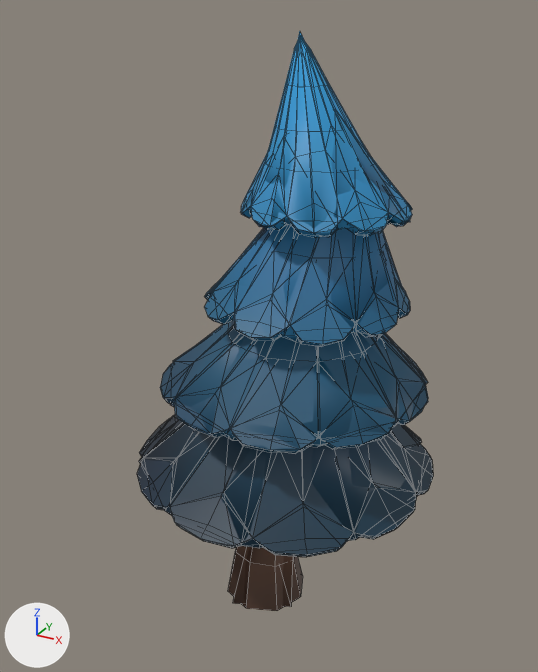
Before and after pictures for a commit that changed the FBX model Assets/Objects/Props/arbol azul.fbx.
Before and after are seen from a camera (50 mm lens) standing at (9.82, -17.64, 17.17) and looking at (0.39, -0.5, 8.6). Lighting does not change. The marker at lower left points along +X, +Y and +Z. Mesh edges are drawn as thin lines.

The first picture shows 'arbol.001', 'arbol.002', 'arbol.003'.
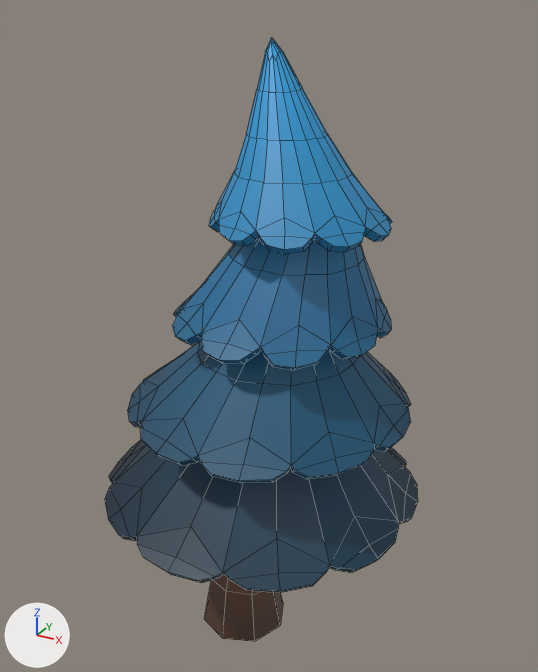
The newer file is also turned or shifted as a whole; pictures and numbers use the older file's frame.

Diff of the bpy script that builds the scene:
```diff
--- a/Assets/Objects/Props/arbol azul.fbx.py
+++ b/Assets/Objects/Props/arbol azul.fbx.py
@@ me_circle_001 @@
 # used by ob_arbol_001; location = (0.0, 0.0, 0.0); scale = (0.0, 0.0, 0.0)
-me_circle_001.from_pydata(...)  # 1110 vertices, 1102 faces; spans x -3842821.0..5166507.0, y -4505769.0..4516382.0, z -1000000.0..16554338.0
+me_circle_001.from_pydata(...)  # 1110 vertices, 1102 faces; spans x -4.0..5.0, y -5.0..5.0, z 0.0..17.0
+# me_circle_001 part 1: the loose piece of 240 vertices spanning x -2804769.0..4944932.0, y -4053084.0..3604989.0, z 7061119.0..10255434.0 is turned -0 degrees about the x axis through the mesh origin and scaled by 1e-06
+# me_circle_001 part 2: a new loose piece of 334 vertices spanning x 0.0..4.0, y -3.0..2.0, z 13.0..17.0, in mat_material_001 (picture img_blender_color_grid_png)
+# me_circle_001 part 3: a new loose piece of 240 vertices spanning x -4.0..5.0, y -5.0..5.0, z 5.0..9.0, in mat_material_001 (picture img_blender_color_grid_png)
+# me_circle_001 part 4: a new loose piece of 240 vertices spanning x -1.0..4.0, y -3.0..3.0, z 10.0..14.0, in mat_material_001 (picture img_blender_color_grid_png)
+# me_circle_001 part 5: a new loose piece of 56 vertices spanning x -1.0..3.0, y -1.0..1.0, z 0.0..17.0, in mat_material_001 (picture img_blender_color_grid_png)
+# me_circle_001 part 6: the loose piece of 334 vertices spanning x -190612.0..4246575.0, y -2599028.0..1822938.0, z 12288355.0..16554338.0 is deleted
+# me_circle_001 part 7: the loose piece of 240 vertices spanning x -3842821.0..5166507.0, y -4505769.0..4516382.0, z 4122387.0..8347883.0 is deleted
+# me_circle_001 part 8: the loose piece of 240 vertices spanning x -1337564.0..4268292.0, y -3171795.0..2514733.0, z 9645569.0..12898561.0 is deleted
+# me_circle_001 part 9
+# 56 vertices are removed from x -1345404.0..2782658.0, y -1345403.0..1345404.0, z -1000000.0..16112677.0
+# 50 faces are deleted
 me_circle_001.materials.append(mat_material_001)
@@ ob_arbol_002 @@
-ob_arbol_002 = bpy.data.objects.new('arbol.002', me_circle_006)
-ob_arbol_002.location = (0.0, 0.0, 0.0)
-ob_arbol_002.scale = (0.0, 0.0, 0.0)
@@ ob_arbol_001 @@
 ob_arbol_001 = bpy.data.objects.new('arbol.001', me_circle_001)
-ob_arbol_001.location = (0.0, 0.0, 0.0)
-ob_arbol_001.scale = (0.0, 0.0, 0.0)
+ob_arbol_001.location = (0.0, -1.46, -0.65)
@@ ob_arbol_003 @@
-ob_arbol_003 = bpy.data.objects.new('arbol.003', me_circle_007)
-ob_arbol_003.location = (0.0, 0.0, 0.0)
-ob_arbol_003.scale = (0.0, 0.0, 0.0)
```

What differs and where, as boxes (x1, y1, x2, y2) in the pictures (538 x 672 px; the box of a moved part takes in the faces that stretch with it):
'arbol.001', reshaped, moved, rescaled
    before: (137, 36, 433, 611)
    after: (105, 38, 418, 641)
'arbol.002', deleted (blue)
    before: (141, 37, 431, 608)
'arbol.003', deleted (blue)
    before: (139, 31, 426, 607)
part 1 of me_circle_001, moved or reshaped
    before: (160, 323, 428, 453)
    after: (128, 340, 411, 483)
part 2 of me_circle_001, added (blue)
    after: (209, 38, 392, 254)
part 3 of me_circle_001, added (blue)
    after: (105, 440, 418, 593)
part 4 of me_circle_001, added (blue)
    after: (172, 236, 391, 370)
part 5 of me_circle_001, added (brown)
    after: (204, 574, 283, 641)
part 6 of me_circle_001, deleted (blue)
    before: (240, 36, 412, 237)
part 7 of me_circle_001, deleted (blue)
    before: (137, 417, 433, 557)
part 8 of me_circle_001, deleted (blue)
    before: (204, 225, 410, 347)
part 9 of me_circle_001, deleted (brown)
    before: (228, 546, 303, 611)
